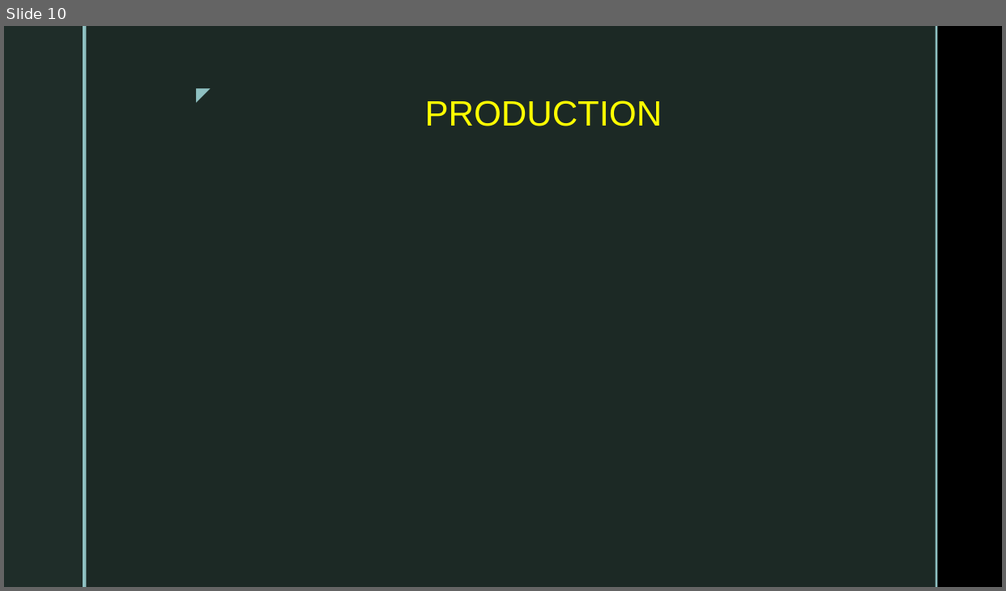
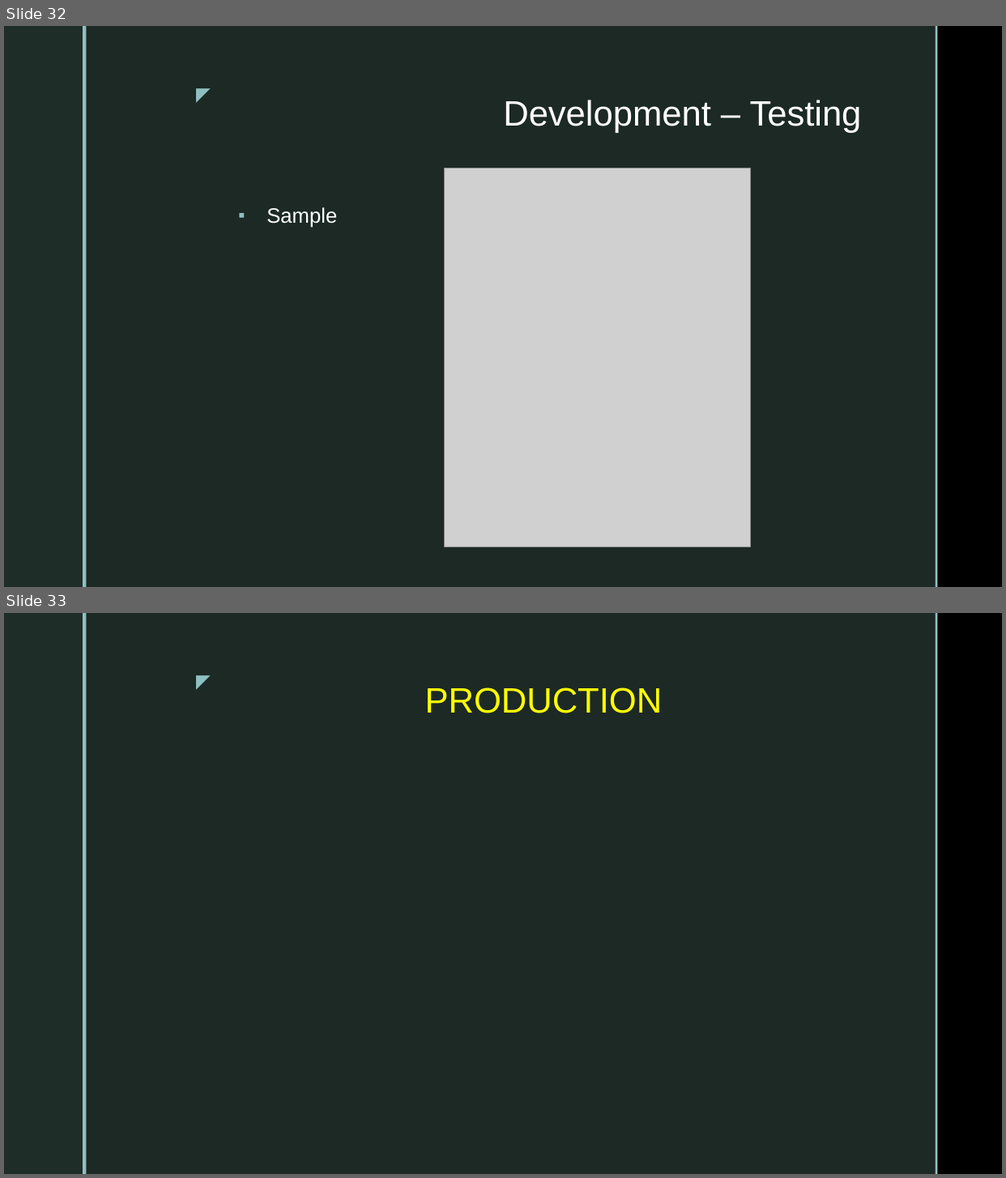
Before and after one commit to dtvu94/Apollo-Server-Client, a slide deck: Docs/Apollo_Client_React.pptx. Shown one above the other, each under a label of ours: slide 10 before the commit, slides 32 and 33 after it. The pictures are 1006x591 and 1006x1178 pixels, drawn with LibreOffice and Linux fonts; fonts in the diff are those of the drawing; grey boxes stand for pictures; background and template pictures are left out. Boxes give left, top, right and bottom in pixels: in the first picture for what was removed or moved away, otherwise in the second. Text is boxed around its words. In the diff, an @@ line names an element or a change of style, - is before the commit and + after.

```diff
--- a/Docs/Apollo_Client_React.pptx
+++ b/Docs/Apollo_Client_React.pptx
@@ slide 32 added at (x1=4, y1=26, x2=1002, y2=587), background picture (left out); not listed: 5 template elements that a slide beside it also shows @@
@@ title added at (x1=503, y1=100, x2=862, y2=133), 34 pt, text #FFFFFF @@
+Development – Testing
@@ picture added at (x1=444, y1=169, x2=750, y2=548) @@
@@ text added at (x1=266, y1=207, x2=337, y2=228), 20 pt, text #FFFFFF @@
+▪ Sample
@@ what was slide 10 is now slide 33 @@
```
Also in this commit, not shown: 1 slide changed, 27 other slides added, 5 slides removed, 20 other files.
